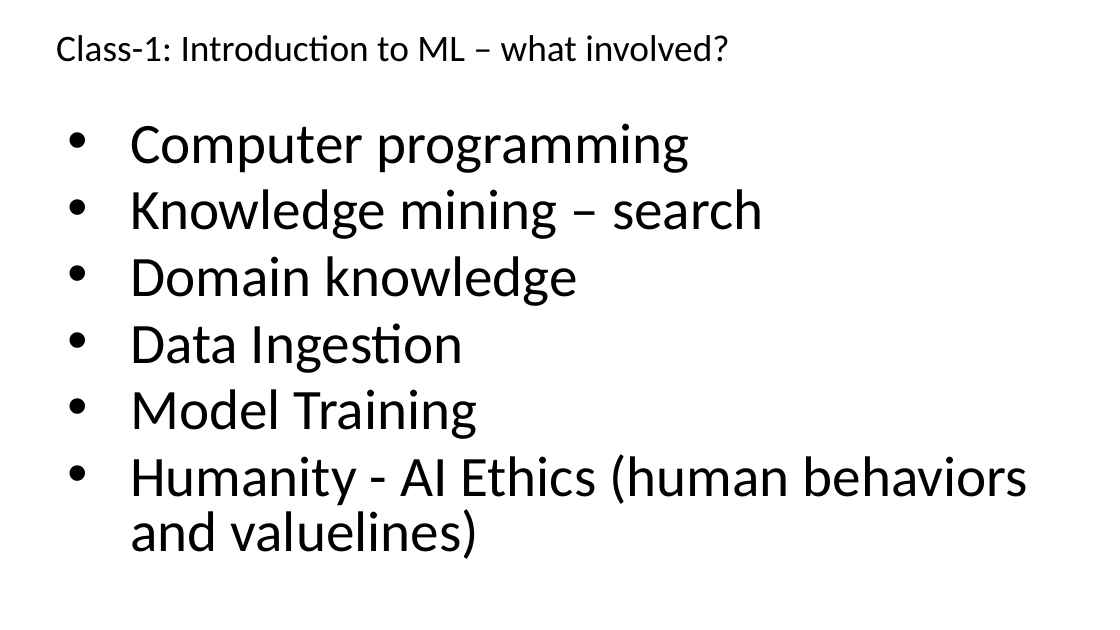
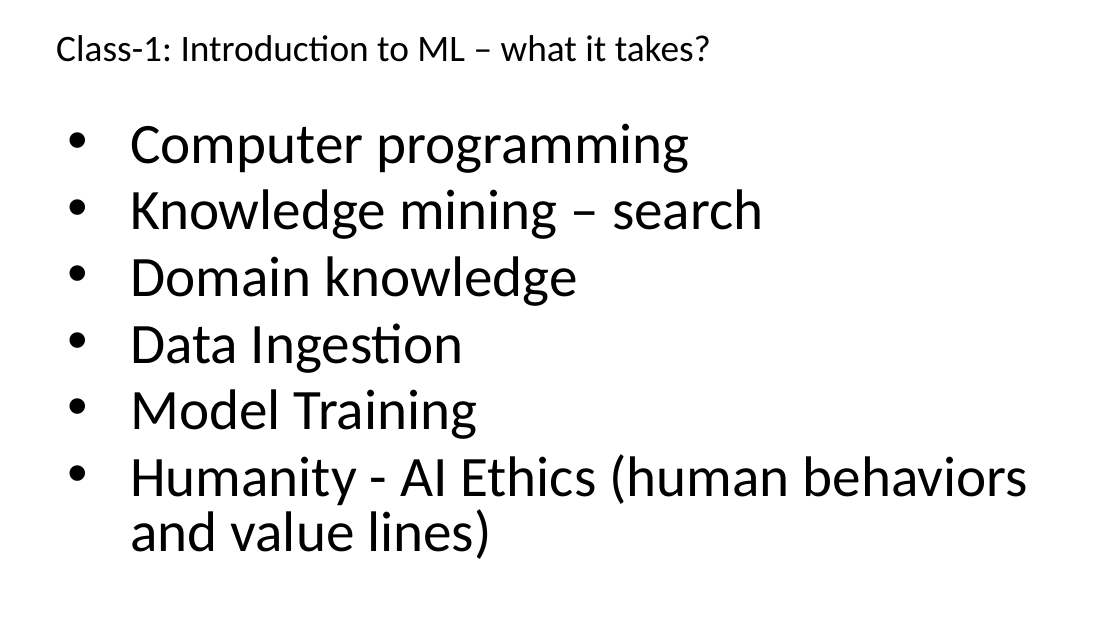
Before and after one commit to renshan2/accesspy, a slide deck: slide 8 of AI-ML-DL/Machine Learning.pptx. Drawn at 1120x630 pixels with LibreOffice and Linux fonts; fonts in the diff are those of the drawing. Boxes give left, top, right and bottom in pixels: in the first picture for what was removed or moved away, otherwise in the second. Text is boxed around its words. In the diff, an @@ line names an element or a change of style, - is before the commit and + after.

```diff
--- a/AI-ML-DL/Machine Learning.pptx
+++ b/AI-ML-DL/Machine Learning.pptx
@@ text at <box>56,35,711,62</box>: text changed @@
-Class-1: Introduction to ML – what involved?
+Class-1: Introduction to ML – what it takes?
@@ subtitle at <box>130,454,1028,559</box>: spaces changed @@
-• Humanity - AI Ethics (human behaviors and valuelines)
+• Humanity - AI Ethics (human behaviors and value lines)
```
Also in this commit, not shown: 5 other slides changed, 4 slides added, 1 slide removed, 3 other files.
